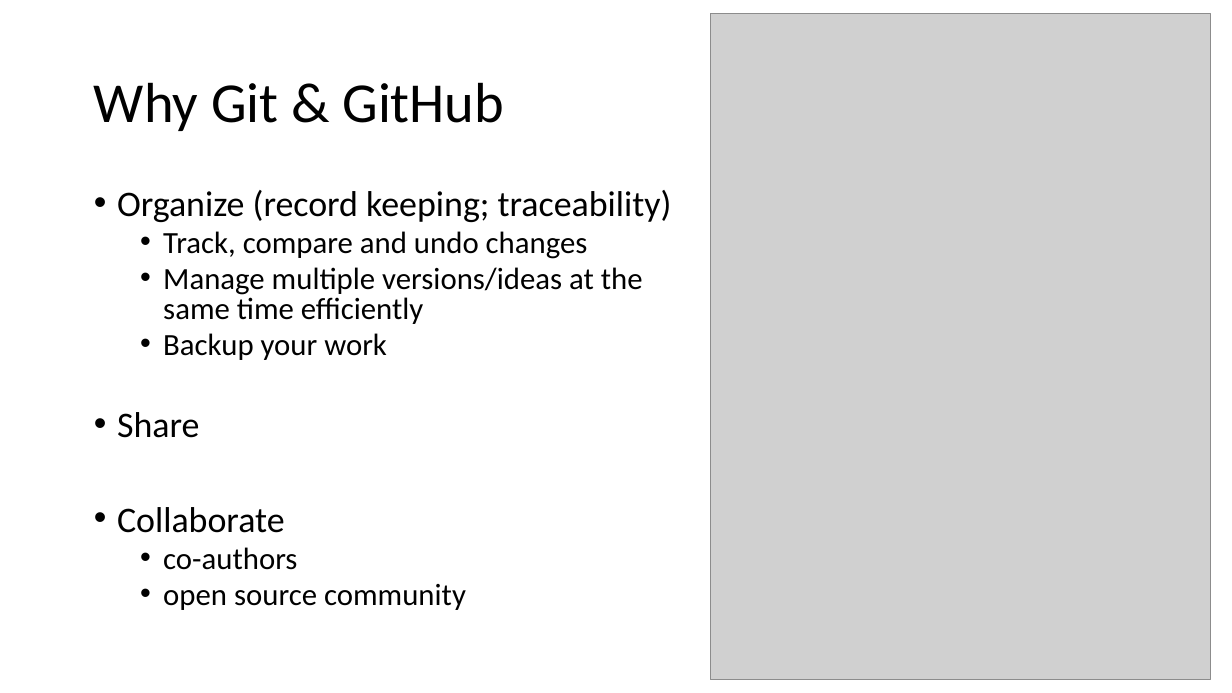
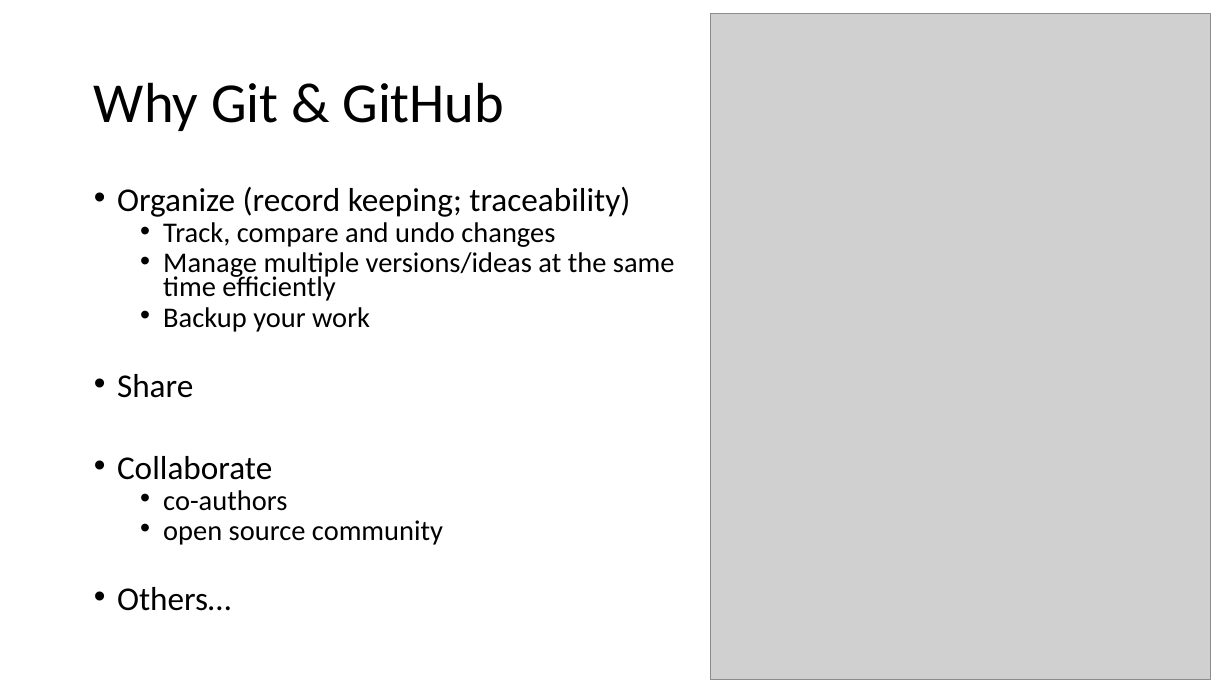
Before and after one commit to tdmdal/git-workshop, a slide deck: slide 4 of git_intro.pptx. Drawn at 1232x693 pixels with LibreOffice and Linux fonts; fonts in the diff are those of the drawing; grey boxes stand for pictures. Boxes give left, top, right and bottom in pixels: in the first picture for what was removed or moved away, otherwise in the second. Text is boxed around its words. In the diff, an @@ line names an element or a change of style, - is before the commit and + after.

```diff
--- a/git_intro.pptx
+++ b/git_intro.pptx
@@ text at [117,187,675,545]: size 28 to 25.9 pt in "Organize (record keeping; traceability)", "Share", "Collaborate"; size 24 to 22.2 pt in "Track, compare and undo changes", "Manage multiple versions/ideas at the same time ...", "Backup your work", "co-authors" and 1 more places; line spacing 0.8 to 0.7 @@
@@ text at [117,587,231,611]: paragraph added @@
+• Others…
```
Also in this commit, not shown: 18 other slides changed, 4 slides added, 1 slide removed, 2 other files.
